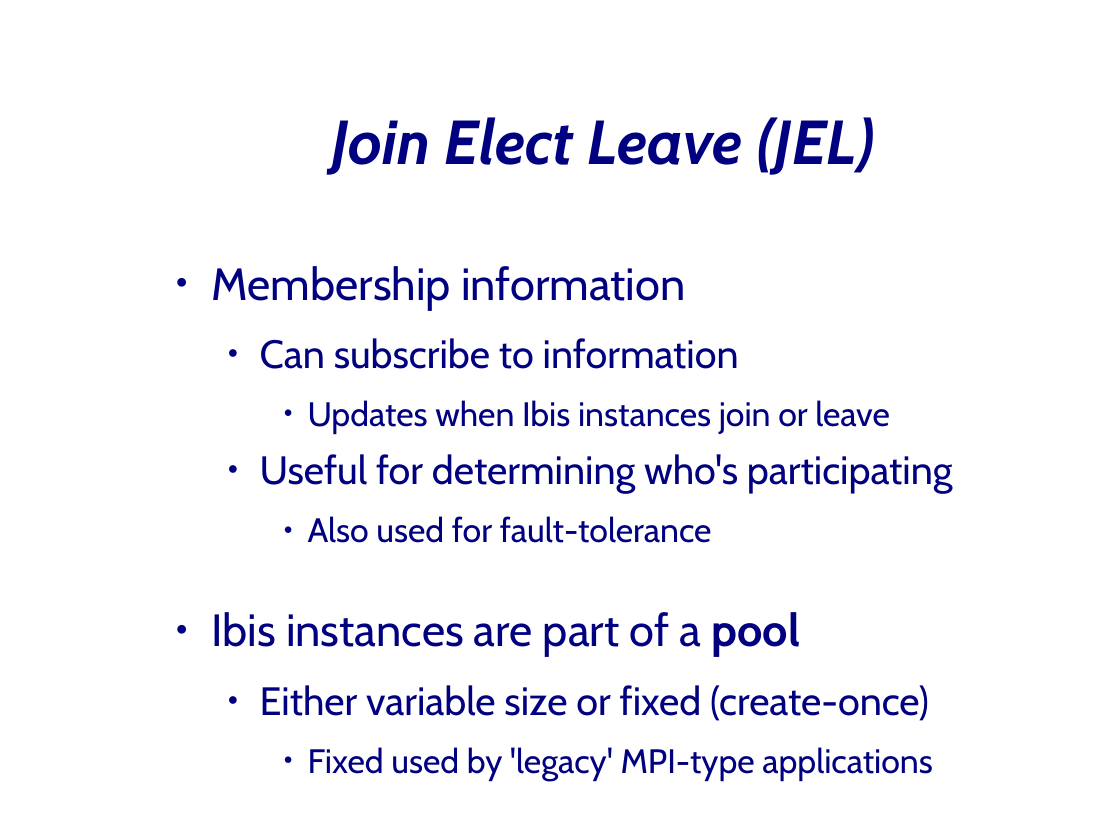
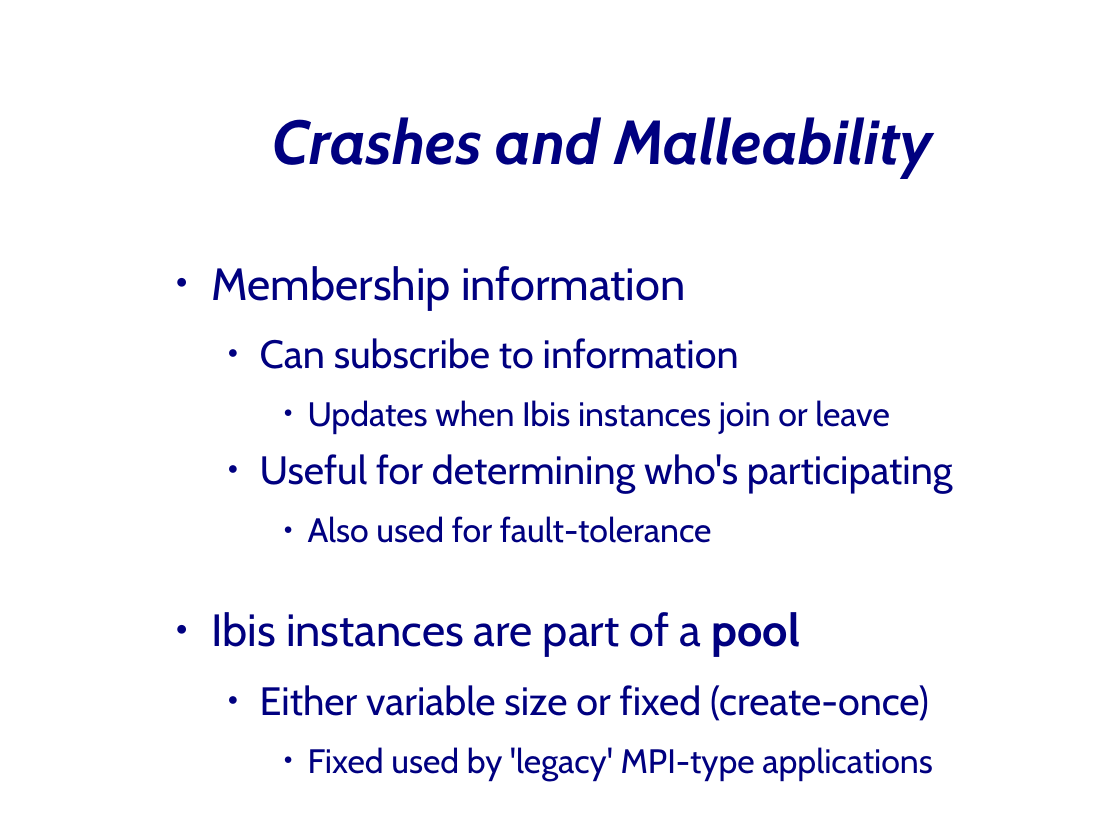
Before and after one commit to JungleComputing/www, a slide deck: slide 61 of tutorial/20080519-CCGrid08-Part-5-IPL.odp (slide 41 before the commit). Drawn at 1120x840 pixels with LibreOffice and Linux fonts; fonts in the diff are those of the drawing; background and template pictures are left out. Boxes give left, top, right and bottom in pixels: in the first picture for what was removed or moved away, otherwise in the second. Text is boxed around its words. In the diff, an @@ line names an element or a change of style, - is before the commit and + after.

```diff
--- a/tutorial/20080519-CCGrid08-Part-5-IPL.odp
+++ b/tutorial/20080519-CCGrid08-Part-5-IPL.odp
@@ title at [273,117,933,178]: text changed @@
-Join Elect Leave (JEL)
+Crashes and Malleability
```
Also in this commit, not shown: 14 other slides changed, 4 slides added, 1 slide removed, 10 other files.
